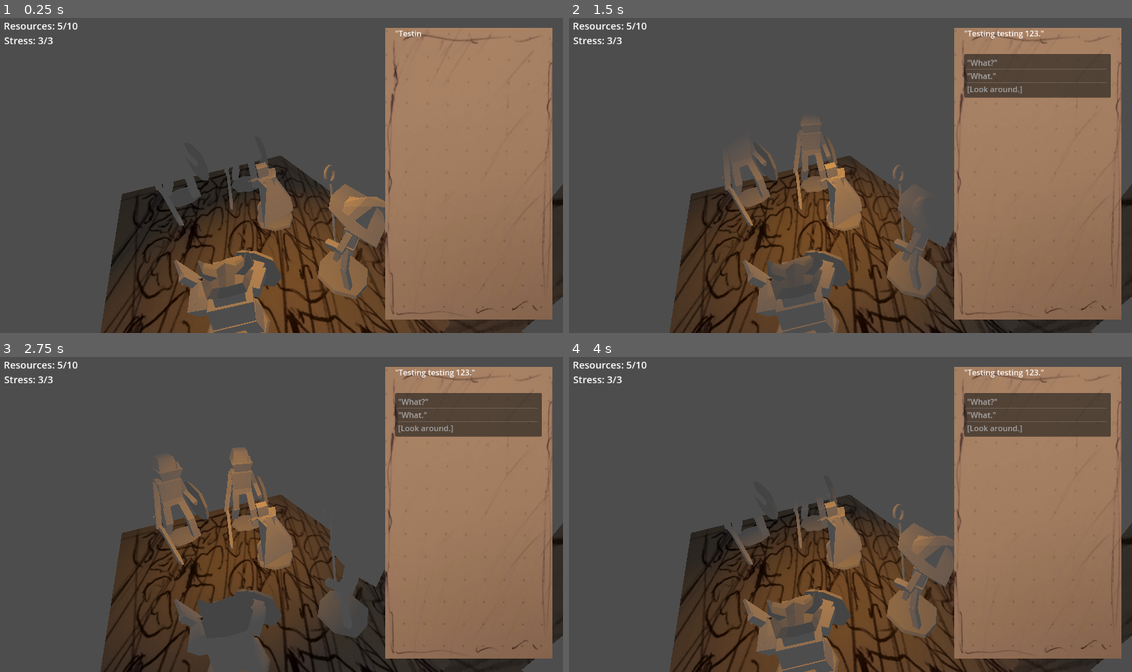
Above: before the commit, frames 1-4 (two rows, left to right).
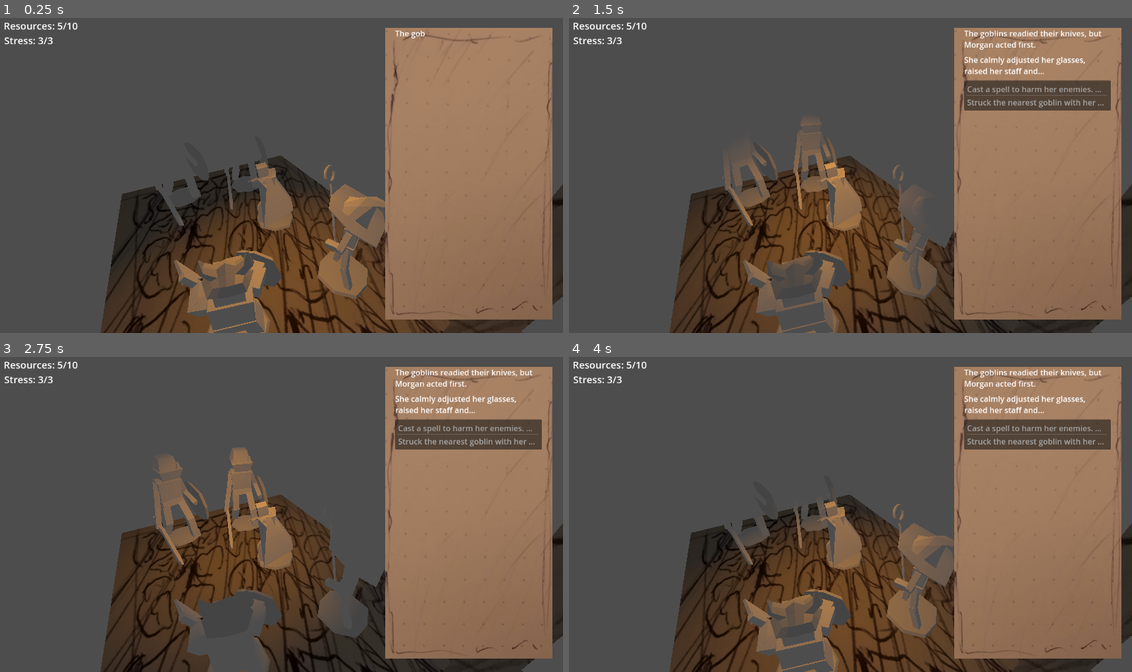
Above: after the commit, the same moments.

Repository: Jollista/Brackeys-Jam-2024.1
Game: Godot game, scene res://Dialogue/Encounters/encounter2test.tscn
Two runs of this game, one before a commit and one after it. Both use one fixed random seed, a clock stepped at 60 frames per second and the inputs below. The project has no main scene, so this scene is started directly. The engine's default icon, where the game draws it, is replaced by a stand-in: a white triangle on a blue panel in a dark square.
Inputs (mouse positions are in pixels of both pictures, inside the frame that each line leads up to):
- Up to frame 1 (0.25 s): no input
- Up to frame 2 (1.5 s): move the mouse to (974, 159) at 0.52 s; click (974, 159) at 0.6 s; move the mouse to (737, 191) at 1.27 s; click (737, 191) at 1.35 s
- Up to frame 3 (2.75 s): move the mouse to (337, 442) at 2.02 s; click (337, 442) at 2.1 s
- Up to frame 4 (4 s): tap Enter at 2.75 s; move the mouse to (822, 577) at 2.77 s; click (822, 577) at 2.85 s; move the mouse to (1019, 561) at 3.52 s; click (1019, 561) at 3.6 s

The runs differ from the first frame. In frame 1, less than 0.1% of the frame differs, in the area x 70-76%, y 4-7%; in frame 2, 3.9%, in the area x 70-97%, y 4-30%; in frame 3, 3.9%; in frame 4, 3.9%.

Commit message:
Nobody ever told me that when you make a game you actually have to make the whole thing

Diff:
--- a/Dialogue/DialogueCanvas.gd
+++ b/Dialogue/DialogueCanvas.gd
@@ -206,6 +206,7 @@
 		var rank # rank of the skill check
 		var result # result of the skill check
 		var next_labels = [] # labels for the next dialogue to be played
+		print()
 		next_labels.append(dialogue[current_dialogue]["Check"]["Success"]) # 0
 		next_labels.append(dialogue[current_dialogue]["Check"]["Mixed"]) # 1
 		next_labels.append(dialogue[current_dialogue]["Check"]["Failure"]) # 2
--- a/Dialogue/Encounters/JSONs/basiccombat.json
+++ b/Dialogue/Encounters/JSONs/basiccombat.json
@@ -1,67 +1,86 @@
 [
 	{
-		"Text":"The goblins readied their knives, but...",
-		"Choices":[
-			{"Text":"Magnus acted first.", "Next":"MAGNUS 1"},
-			{"Text":"Duri acted first.", "Next":"DURI 1"},
-			{"Text":"Morgan acted first.", "Next":"MORGAN 1"}
-		]
-	},
-
-
-
-	{
-		"Label":"MAGNUS 1"
-	},
-
-
-
-	{
-		"Label":"DURI 1"
-	},
-
-
-
-	{
-		"Label":"MORGAN 1",
+		"Text":"The goblins readied their knives, but Morgan acted first.",
+		"Next":"MORGAN 2"
+	},
+
+
+
+	{
+		"Label":"MORGAN 2",
 		"Text":"She calmly adjusted her glasses, raised her staff and...",
 		"Choices":[
-			{"Text":"Cast a spell to harm her enemies. [Arcana check, resource -1]", "Next":"HARM 1"},
-			{"Text":"Struck the nearest goblin with her staff. [Brawl check]", "Next":"STAFFSMACK 1"},
+			{"Text":"Cast a spell to harm her enemies. [Arcana check, resource -1]", "Next":"HARM 2"},
+			{"Text":"Struck the nearest goblin with her staff. [Brawl check]", "Next":"STAFFSMACK 2"},
 		]
 	},
 
 
 
 	{
-		"Label":"HARM 1",
+		"Label":"HARM 2",
 		"Text":"Sparks formed about her staff and coalesced into a bolt of magic, quick as lightning.",
 		"Resource":-1
-	},	{
-		"Check":"Arcana",
-		"Character":"Morgan",
-		"Success":"HARM 1 SUCC",
-		"Mixed":"HARM 1 MIX",
-		"Failure":"HARM 1 FAIL"
-	},
-
-	{
-		"Label":"HARM 1 SUCC",
+	}, {
+		"Check":{
+			"Skill":"Arcana",
+			"Character":"Morgan",
+			"Success":"HARM 2 SUCC",
+			"Mixed":"HARM 2 MIX",
+			"Failure":"HARM 2 FAIL"
+		}
+	},
+
+	{
+		"Label":"HARM 2 SUCC",
 		"Text":"The blast killed the first of the goblins in an instant, leaving it half disintegrated. \"I was hoping to not have to use much mana this soon,\" Morgan commented.
 		\"Then relax,\" said Duri. \"I've got the next one.\"",
 		"Next":"MORGAN BATON PASS"
 	},
 	{
-		"Label":"HARM 1 MIX",
+		"Label":"HARM 2 MIX",
 		"Text":"The blast killed the first of the goblins in an instant, leaving it half disintegrated. \"I was hoping to not have to use much mana this soon,\" Morgan commented.
-		\"Then relax,\" said Duri. \"I've got the next one.\" Unfortunately, while they were talking they failed to account for just how fast the remaining goblin was. He charged at Duri and swung with his sword",
-		"Next":"MORGAN -> DURI INTERCEPTION 1"
-	},
-	{
-		"Label":"HARM 1 FAIL",
+		\"Then relax,\" said Duri. \"I've got the next one.\" Unfortunately, while they were talking they failed to account for just how fast the remaining goblin was. It charged at Morgan and swung with its sword",
+		"Next":"MORGAN -> MORGAN INTERCEPTION 1"
+	},
+	{
+		"Label":"HARM 2 FAIL",
 		"Text":"The blast surely would've killed the goblin in an instant, but it failed to meet its target, instead leaving the goblin's shield partly disintegrated. \"I was hoping to not have to use much mana this soon,\" Morgan commented.
-		\"Then relax,\" said Duri. \"I've got this one.\" His eyes shifted between the two goblins, sizing them up. One charged at Morgan and swung with his sword",
+		\"Then relax,\" said Duri. \"I've got this one.\" His eyes shifted between the two goblins, sizing them up. One charged at Morgan and swung with its sword",
+		"Next":"MORGAN -> MORGAN INTERCEPTION 2"
+	},
+
+
+
+	{
+		"Label":"STAFFSMACK 2",
+		"Text":"Morgan rushed forward, swinging her staff with all the power she could muster."
+	}, {
+		"Check":{
+			"Skill":"Brawl",
+			"Character":"Morgan",
+			"Success":"STAFFSMACK 2 SUCC",
+			"Mixed":"STAFFSMACK 2 MIX",
+			"Failure":"STAFFSMACK 2 FAIL",
+		}
+	},
+	{
+		"Label":"STAFFSMACK 2 SUCC",
+		"Text":"There was a solid [b]crack[/b] as her staff met the goblin's skull. It fell limp on the ground. \"I've got the next one,\" Magnus said.
+		\"Not if I get to it first,\" Duri smirked.",
+		"Next":"MORGAN BATON PASS"
+	},
+	{
+		"Label":"STAFFSMACK 2 MIX",
+		"Text":"The strike slew the first of the goblins, leaving it dead on the ground. \"I was hoping not to run into any mosnters this early on,\" Morgan commented.
+		\"Relax,\" said Duri. \"I've got the next one.\" Unfortunately, while they were talking they failed to account for just how fast the remaining goblin was. It charged at Morgan and swung with its sword",
 		"Next":"MORGAN -> MORGAN INTERCEPTION 1"
+	},
+	{
+		"Label":"STAFFSMACK 2 FAIL",
+		"Text":"The swing was powerful, but the goblin was quick and easily ducked under the attack. \"Some assistance, please,\" Morgan commented.
+		\"On it!\" Magnus shouted, as the goblin raised its sword to attack Morgan.",
+		"Next":"MORGAN -> MORGAN INTERCEPTION 2"
 	},
 
 
@@ -77,25 +96,33 @@
 
 	{
 		"Label":"MORGAN BATON PASS -> MAGNUS",
-		"Text":"Magnus impatiently charged at the last remaining goblin."
-	},	{
-		"Check":"Brawl",
-		"Character":"Magnus",
-		"Success":"MORGAN BATON PASS -> MAGNUS SUCC",
-		"Mixed":"MORGAN BATON PASS -> MAGNUS MIX",
-		"Failure":"MORGAN BATON PASS -> MAGNUS FAIL",
-	},
-
-
-
-	{
-		"Label":"MORGAN BATON PASS -> MAGNUS SUCC"
-	},
-	{
-		"Label":"MORGAN BATON PASS -> MAGNUS MIX"
-	},
-	{
-		"Label":"MORGAN BATON PASS -> MAGNUS FAIL"
+		"Text":"Magnus swung at the last remaining goblin."
+	}, {
+		"Check":{
+			"Skill":"Brawl",
+			"Character":"Magnus",
+			"Success":"MORGAN BATON PASS -> MAGNUS SUCC",
+			"Mixed":"MORGAN BATON PASS -> MAGNUS MIX",
+			"Failure":"MORGAN BATON PASS -> MAGNUS FAIL",
+		}
+	},
+
+
+
+	{
+		"Label":"MORGAN BATON PASS -> MAGNUS SUCC",
+		"Text":"He feinted with his axe only to parry with his shield and shove the goblin to the ground before then bringing down his axe upon it like an executioner.",
+		"Next":"FINISHER"
+	},
+	{
+		"Label":"MORGAN BATON PASS -> MAGNUS MIX",
+		"Text":"He swung with his axe, aiming high, but was parried and countered. Resisting the injury, he managed to fell the goblin then by using his shield in his off-hand as a bludgeon. With the fight over, he began to bandage his wounds.",
+		"Next":"FINISHER"
+	},
+	{
+		"Label":"MORGAN BATON PASS -> MAGNUS FAIL",
+		"Text":"He swung with his axe, aiming high, but was parried and disarmed. The goblin then grabbed both the dwarf's arms and bashed the bridge of his nose with its skull. It was then that Duri chose to strike, emerging from the darkness, he drove his dagger into the back of the goblin's neck before it slammed into Magnus a second time. With a wicked grin he said, \"They never see it coming.\"",
+		"Next":"FINISHER"
 	},
 
 
@@ -103,12 +130,14 @@
 	{
 		"Label":"MORGAN BATON PASS -> DURI",
 		"Text":"Duri readied his dagger underneath his cloak and charged at the last goblin."
-	},	{
-		"Check":"Brawl",
-		"Character":"Duri",
-		"Success":"MORGAN BATON PASS -> DURI SUCC",
-		"Mixed":"MORGAN BATON PASS -> DURI MIX",
-		"Failure":"MORGAN BATON PASS -> DURI FAIL"
+	}, {
+		"Check":{
+			"Skill":"Brawl",
+			"Character":"Duri",
+			"Success":"MORGAN BATON PASS -> DURI SUCC",
+			"Mixed":"MORGAN BATON PASS -> DURI MIX",
+			"Failure":"MORGAN BATON PASS -> DURI FAIL"
+		}
 	},
 
 
@@ -117,23 +146,82 @@
 		"Label":"MORGAN BATON PASS -> DURI SUCC",
 		"Text":"Moving too fast for eyes to see, he disappeared, reappearing a moment later behind the goblin.
 		\"They never see it coming,\" he said with a wicked grin on his face, plunging the blade into the back of the goblin's neck.",
-		"Next":"DURI FINISHER"
+		"Next":"FINISHER"
 	},
 	{
 		"Label":"MORGAN BATON PASS -> DURI MIX",
 		"Text":"Moving too fast for eyes to see, he charged, but unfortunately for him the goblin got lucky with a swing, grazing him as he plunged the dagger into the goblin's neck. With the fight over, he began to bandage the wound.",
-		"Next":"DURI FINISHER"
+		"Next":"FINISHER"
 	},
 	{
 		"Label":"MORGAN BATON PASS -> DURI FAIL",
-		"Text":"Moving too fast for eyes to see, he charged but lu …(132 unchanged characters)… ing it down when Magnus dove in to parry and deliver a retaliating strike! The goblin didn't last much longer after that.",
-		"Next":"MAGNUS FINISHER"
-	},
-
-
-
-	{
-		"Label":"DURI FINISHER",
+		"Text":"Moving too fast for eyes to see, he charged but lu …(132 unchanged characters)… ing it down when Magnus dove in to parry, \"Not on my watch!\" and deliver a retaliating strike! The goblin didn't last much longer after that.",
+		"Next":"FINISHER"
+	},
+
+
+
+	{
+		"Label":"MORGAN INTERCEPTION 1",
+		"Check":{
+			"Skill":"Brawl",
+			"Character":"Magnus",
+			"Success":"MORGAN INTERCEPTION 1 SUCC",
+			"Mixed":"MORGAN INTERCEPTION 1 MIX",
+			"Failure":"MORGAN INTERCEPTION 1 FAIL",
+		}
+	},
+	{
+		"Label":"MORGAN INTERCEPTION 1 SUCC",
+		"Text":"Magnus dove in to intercept the attack with his shield, \"Not on my watch!\" Then, he cleaved his axe into the goblin's stomach, killing it.",
+		"Next":"FINISHER"
+	},
+	{
+		"Label":"MORGAN INTERCEPTION 1 MIX",
+		"Text":"Magnus dove in to intercept the attack, \"Not on my watch!\" he cried as he barely managed to catch the blade with the crook of his axe.",
+		"Next":"MORGAN BATON PASS"
+	},
+	{
+		"Label":"MORGAN INTERCEPTION 1 FAIL",
+		"Text":"Magnus attempted to intercept the attack, but he was too far and the goblin was too quick. Morgan raised her staff slightly off parallel to deflect it, but was grazed along her shoulder in doing so. The scent of blood drove the goblins into a frenzy.",
+		"Next":"MORGAN BATON PASS"
+	},
+
+
+
+	{
+		"Label":"MORGAN INTERCEPTION 2",
+	},{
+		"Check":{
+			"Skill":"Brawl",
+			"Character":"Magnus",
+			"Success":"MORGAN INTERCEPTION 2 SUCC",
+			"Mixed":"MORGAN INTERCEPTION 2 MIX",
+			"Failure":"MORGAN INTERCEPTION 2 FAIL",
+		}
+	},
+
+	{
+		"Label":"MORGAN INTERCEPTION 2 SUCC",
+		"Text":"Magnus dove in to intercept the attack with his shield, \"Not on my watch!\" Then, he cleaved his axe into the goblin's stomach, killing it.",
+		"Next":"MORGAN BATON PASS"
+	},
+	{
+		"Label":"MORGAN INTERCEPTION 2 MIX",
+		"Text":"Magnus dove in to intercept the attack, \"Not on my watch!\" he cried as he barely managed to catch the blade with the crook of his axe.",
+		"Next":"BATON PASS 2"
+	},
+	{
+		"Label":"MORGAN INTERCEPTION 2 FAIL",
+		"Text":"Magnus attempted to intercept the attack, but he was too far and the goblin was too quick. Morgan raised her staff slightly off parallel to deflect it, but was grazed along her shoulder in doing so. The scent of blood drove the goblins into a frenzy.",
+		"Next":"BATON PASS 2 NO BACKUP"
+	},
+
+
+
+
+	{
+		"Label":"FINISHER",
 		"Text":"Duri breathed a sigh of relief, \"Well then, now that that's taken care of, shall we?\" he asked while gesturing to the darkened hall ahead of them.
 		Magnus commented, \"Hmph. Finally picking up a sense of haste, I see.\"
 		\"Is that all you think about?\"
--- a/Dialogue/Encounters/encounter2test.tscn
+++ b/Dialogue/Encounters/encounter2test.tscn
@@ -100,7 +100,7 @@
 
 [node name="Node3D" type="Node3D"]
 script = ExtResource("1_p71ah")
-dialogue_filepath = "res://Dialogue/Encounters/JSONs/test.json"
+dialogue_filepath = "res://Dialogue/Encounters/JSONs/basiccombat.json"
 
 [node name="DialogueCanvas" parent="." instance=ExtResource("2_1qvh2")]
 
